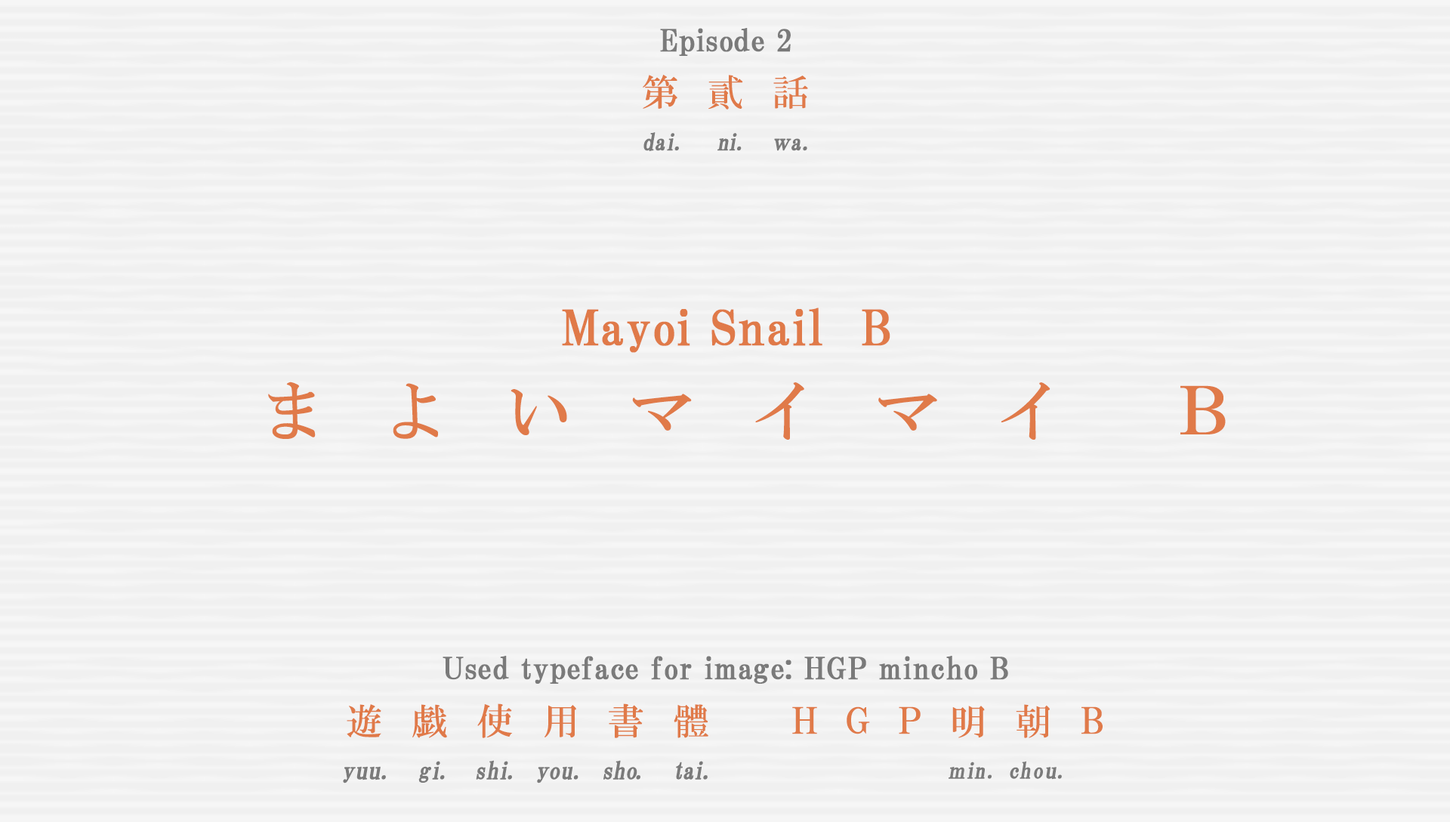
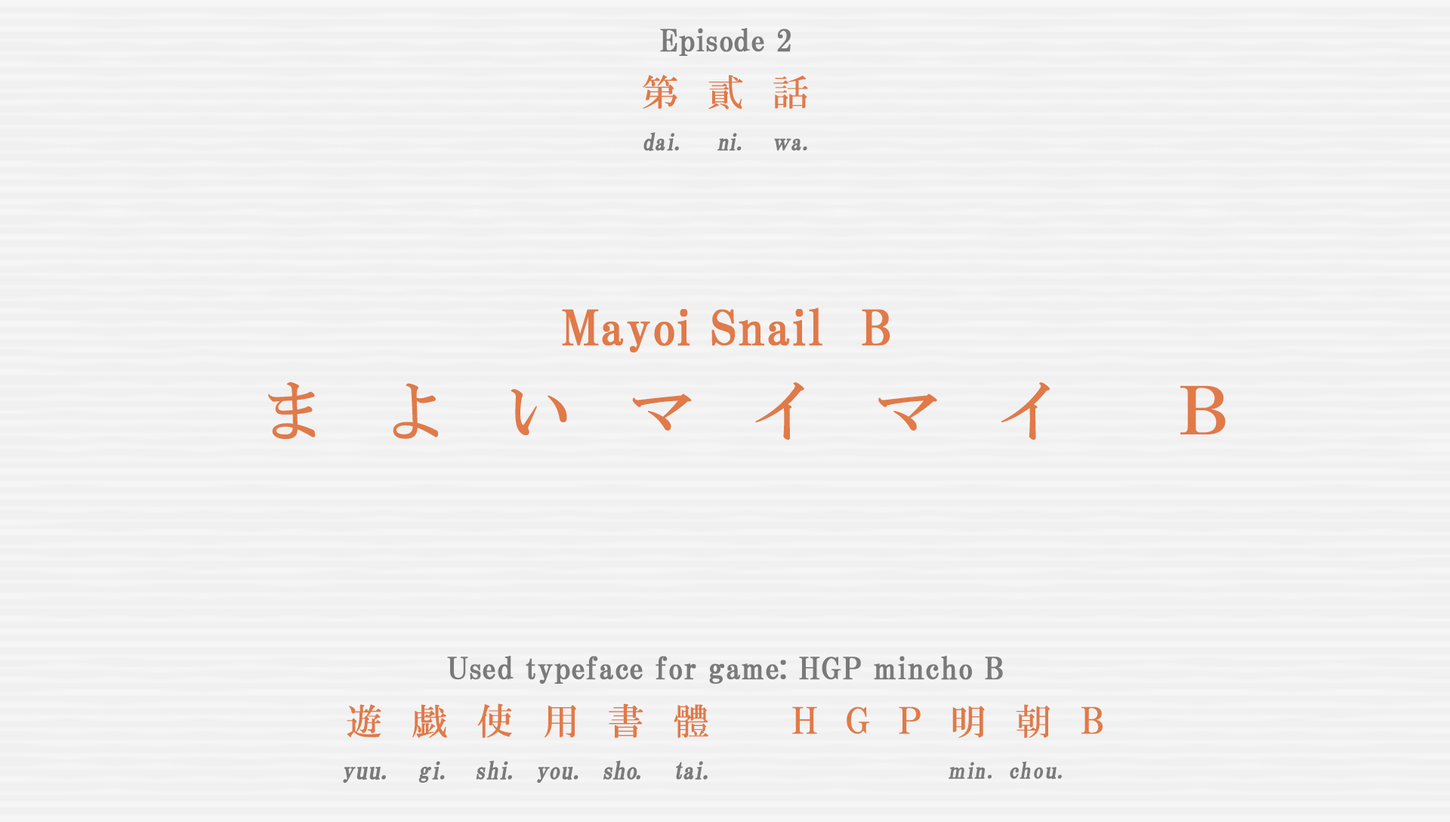
The second 1450×822 image is a revision of the first. Changes to its layers:
renamed "Used typeface for image: HGP mincho B" to "Used typeface for game: HGP mincho B", painted on it over box(442, 655, 1009, 684)
